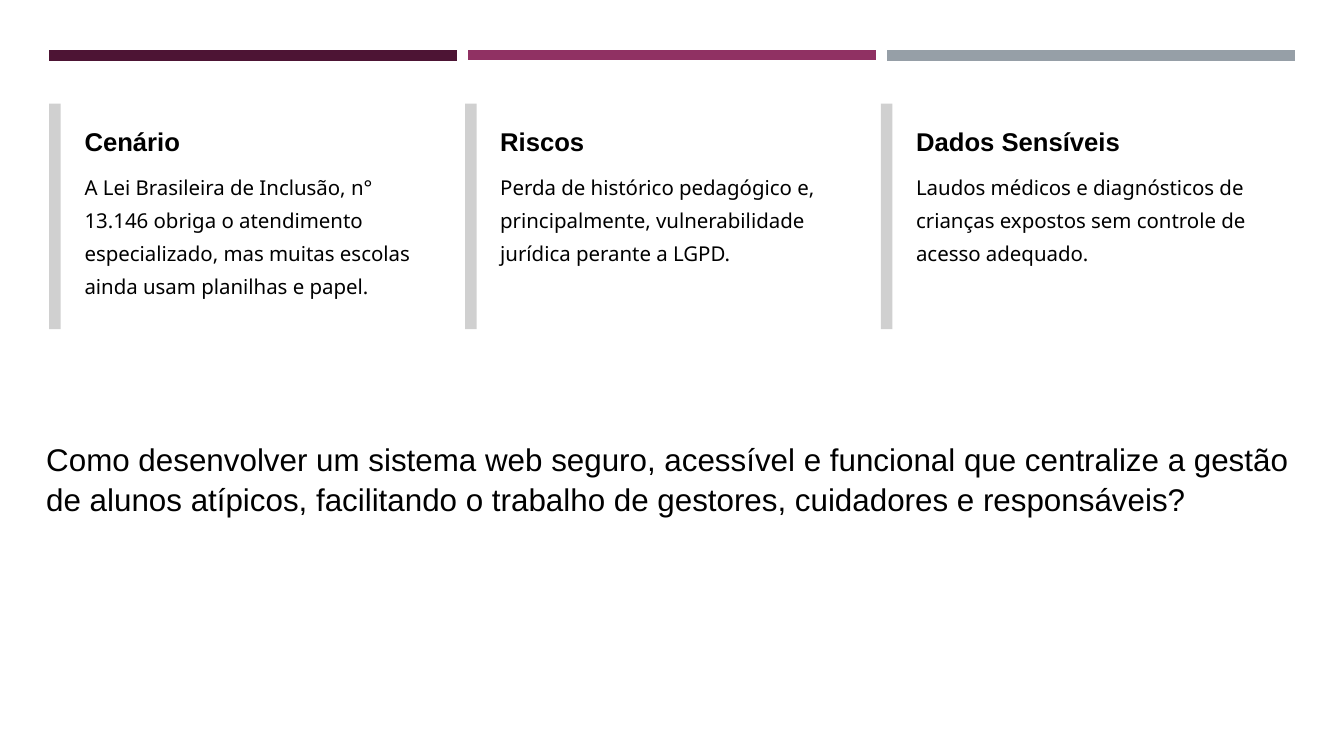
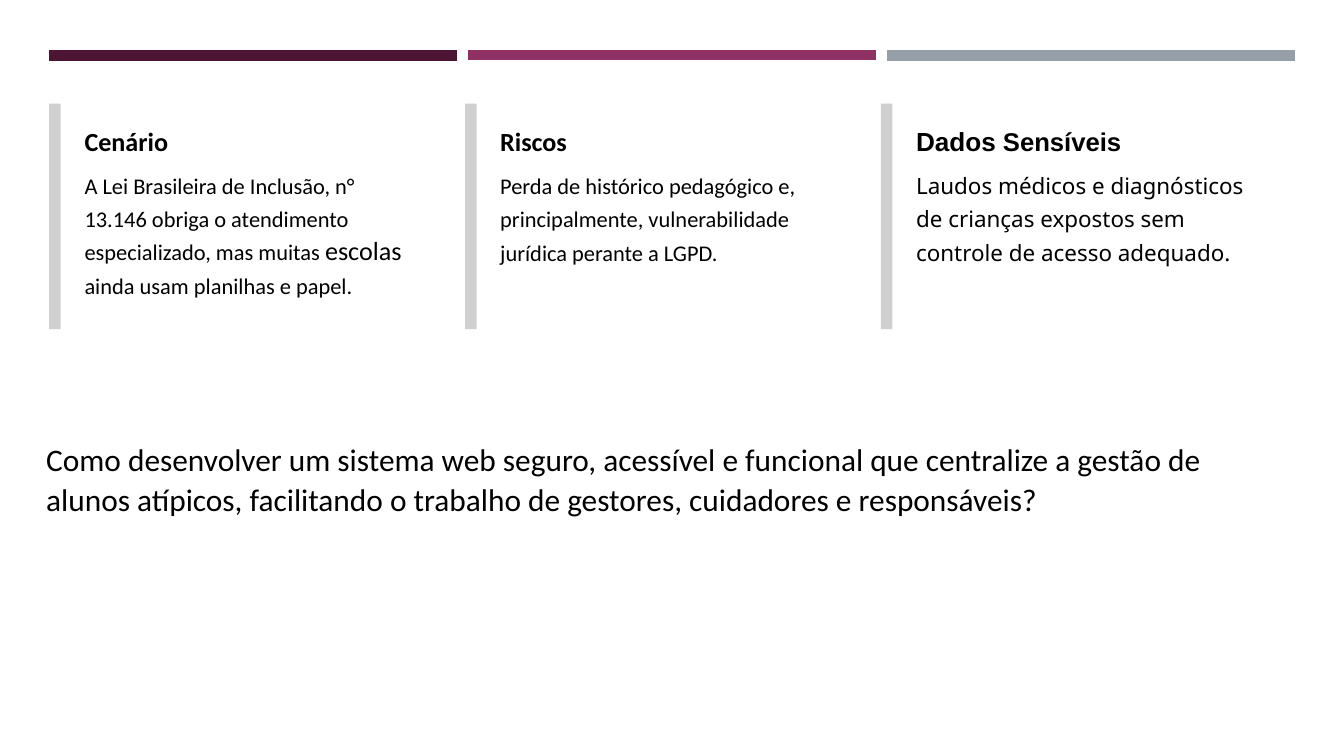
Before and after one commit to z12guilherme/gestao_atipicos, a slide deck: slide 2 of tcc/TCC - Slides.pptx. Drawn at 1344x756 pixels with LibreOffice and Linux fonts; fonts in the diff are those of the drawing; grey boxes stand for pictures. Boxes give left, top, right and bottom in pixels: in the first picture for what was removed or moved away, otherwise in the second. Text is boxed around its words. In the diff, an @@ line names an element or a change of style, - is before the commit and + after.

```diff
--- a/tcc/TCC - Slides.pptx
+++ b/tcc/TCC - Slides.pptx
@@ text "Cenário" at [85, 132, 169, 152]: size 27.5 to 28 pt, font Arial to Calibri @@
@@ text "Riscos" at [500, 132, 567, 152]: size 27.5 to 28 pt, font Arial to Calibri @@
@@ text "Dados Sensíveis" at [916, 132, 1121, 152]: size 27.5 to 28 pt in "Dados" @@
@@ text "A Lei Brasileira de Inclusão, ..." at [85, 178, 401, 298]: size 21.9 to 24 pt, font Noto Sans to Calibri; size 21.9 to 28 pt in "escolas" @@
@@ text "Perda de histórico pedagógico e, ..." at [500, 178, 795, 265]: size 21.9 to 24 pt, font Noto Sans to Calibri @@
@@ text "Laudos médicos e diagnósticos de ..." at [916, 176, 1244, 267]: size 21.9 to 24 pt @@
@@ text "Como desenvolver um sistema web ..." at [46, 449, 1200, 517]: font Arial to Calibri @@
```
Also in this commit, not shown: 13 other slides changed.
